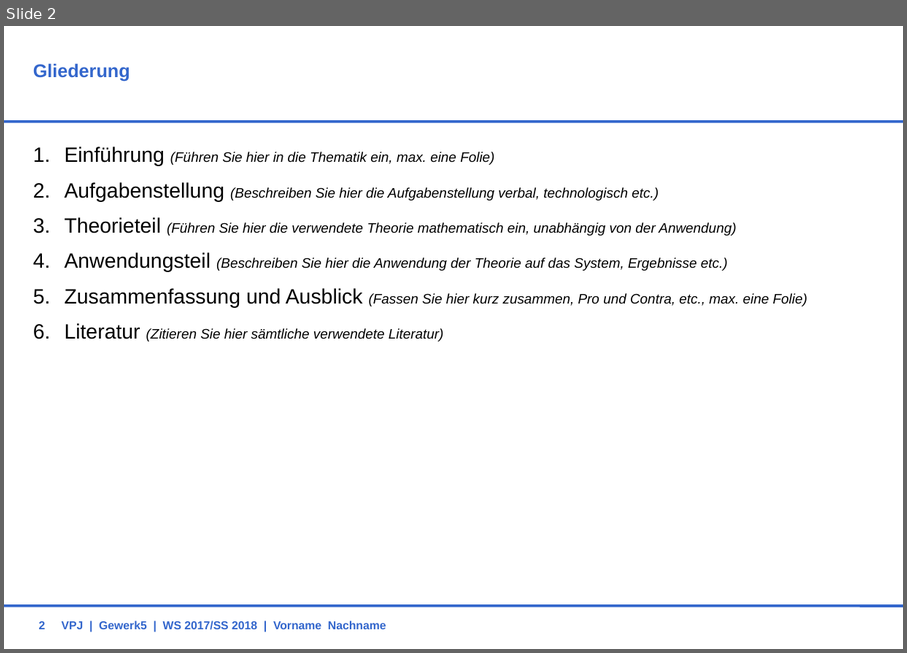
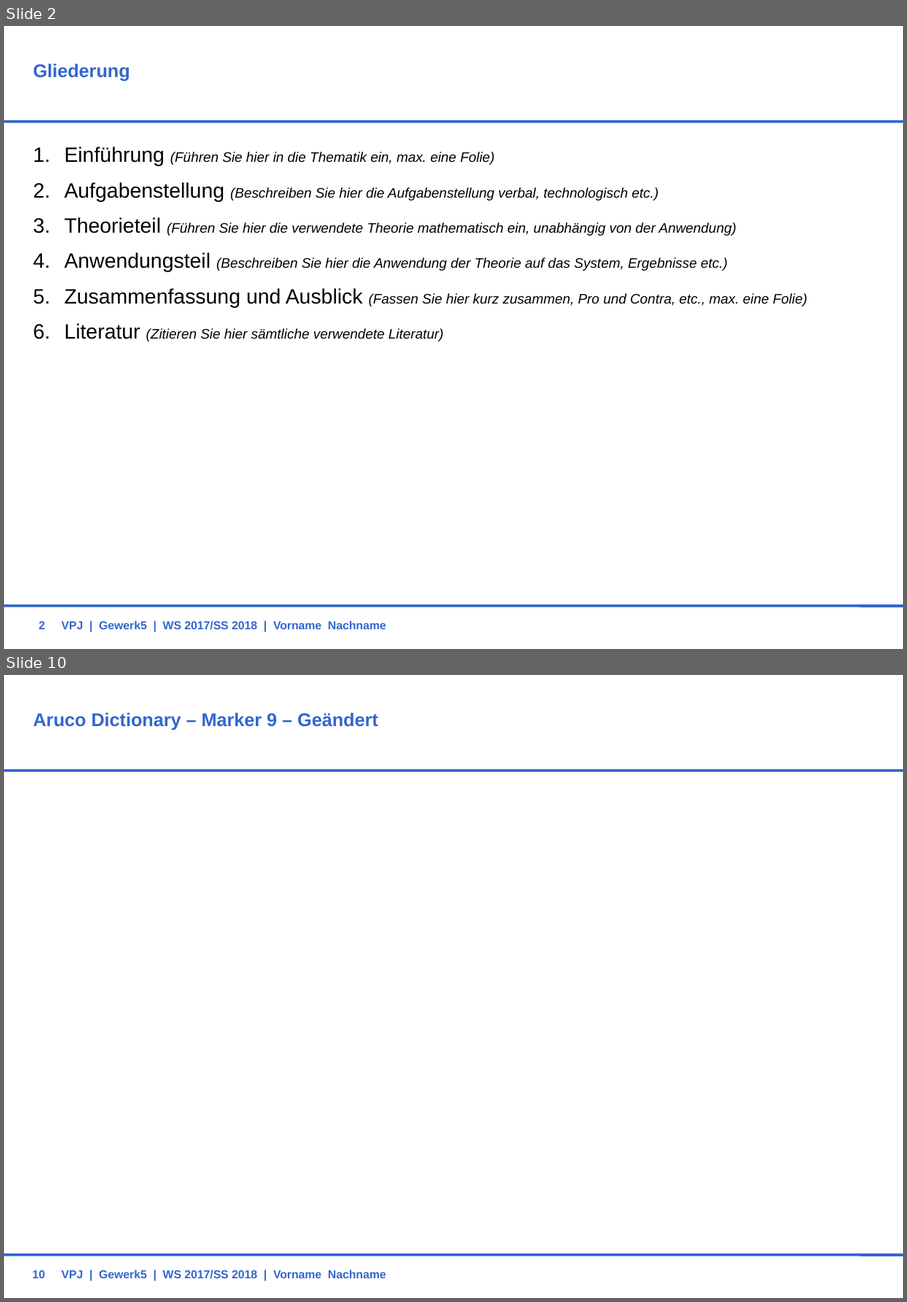
Before and after one commit to BBRUSS/VPJW17G5, a slide deck: 11_Orga/PräsentationAbgabe0305.ppt. Shown one above the other, each under a label of ours: slide 2 before the commit, slides 2 and 10 after it; the slides between them are not shown. The pictures are 907x653 and 907x1302 pixels, drawn with LibreOffice and Linux fonts; fonts in the diff are those of the drawing; background and template pictures are left out. Boxes give left, top, right and bottom in pixels: in the first picture for what was removed or moved away, otherwise in the second. Text is boxed around its words. In the diff, an @@ line names an element or a change of style, - is before the commit and + after.

```diff
--- a/11_Orga/PräsentationAbgabe0305.ppt
+++ b/11_Orga/PräsentationAbgabe0305.ppt
@@ slide 10 added at <box>4,675,903,1298</box>, background picture (left out); not listed: 2 template elements that a slide beside it also shows @@
@@ title added at <box>33,712,378,730</box>, 16 pt, text #3366CC, bold @@
+Aruco Dictionary – Marker 9 – Geändert
@@ page number added at <box>32,1270,46,1278</box>, 10 pt, text #3366CC, bold @@
+10
@@ text added at <box>62,1269,387,1279</box>, 10 pt, text #3366CC, bold @@
+VPJ | Gewerk5 | WS 2017/SS 2018 | Vorname Nachname
```
Also in this commit, not shown: 18 other slides added, 21 other files.
